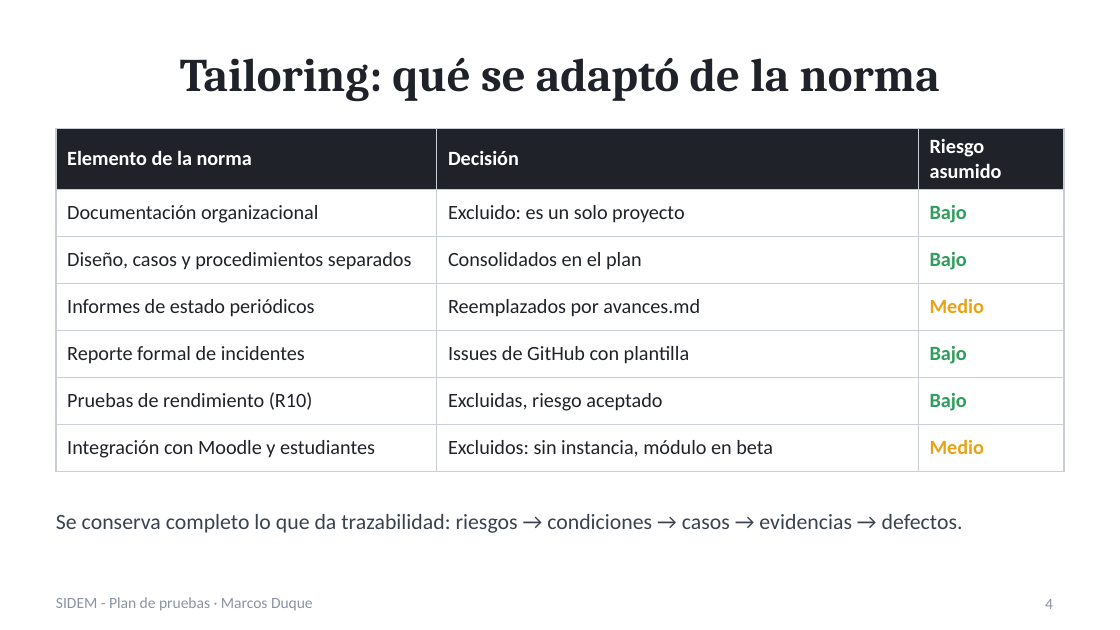
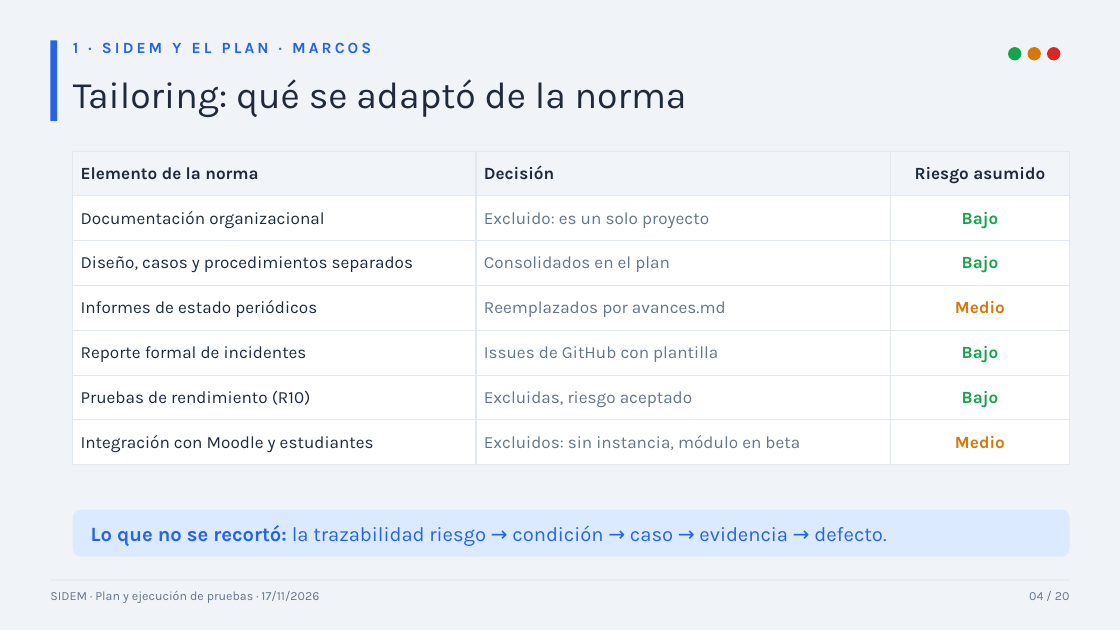
Before and after one commit to C4t-eyex/SIDEM-Plan-Pruebas, a slide deck: slide 4 of exposicion/Exposicion_SIDEM.pptx. Drawn at 1120x630 pixels with LibreOffice and Linux fonts; fonts in the diff are those of the drawing. Boxes give left, top, right and bottom in pixels: in the first picture for what was removed or moved away, otherwise in the second. Text is boxed around its words. In the diff, an @@ line names an element or a change of style, - is before the commit and + after.

```diff
--- a/exposicion/Exposicion_SIDEM.pptx
+++ b/exposicion/Exposicion_SIDEM.pptx
@@ background #FFFFFF to #F0F4F8 @@
@@ rectangle added at <box>50,40,57,121</box>, fill #2563EB @@
@@ text added at <box>73,42,371,53</box>, 10 pt, text #2563EB, bold @@
+1 · SIDEM Y EL PLAN · MARCOS
@@ ellipse added at <box>1008,47,1021,60</box>, fill #16A34A @@
@@ ellipse added at <box>1027,47,1040,60</box>, fill #D97706 @@
@@ ellipse added at <box>1047,47,1061,60</box>, fill #DC2626 @@
@@ text "Tailoring: qué se adaptó de ...": place and size @@
-text "Tailoring: qué se adaptó de ..." at <box>180,58,940,101</box>
+text "Tailoring: qué se adaptó de ..." at <box>73,79,687,117</box>
@@ text "Tailoring: qué se adaptó de ..." at <box>73,79,687,117</box>: size 30 to 24 pt, font Cambria to Karla, text colour #1F2329 to #1E293B, bold off; alignment centre to left @@
@@ table at <box>73,151,1070,456</box> @@
@@ fill #1F2329 to #F1F5F9 in row 1 @@
@@ fill none to #FFFFFF in 18 cells @@
@@ size 13 to 11 pt, font Calibri to Karla @@
@@ text colour #FFFFFF to #1E293B in "Elemento de la norma", "Decisión", "Riesgo asumido" @@
@@ text colour #1F2329 to #1E293B in "Documentación organizacional", "Diseño, casos y procedimientos separados", "Informes de estado periódicos", "Reporte formal de incidentes" and 2 more places @@
@@ text colour #1F2329 to #64748B in "Excluido: es un solo proyecto", "Consolidados en el plan", "Reemplazados por avances.md", "Issues de GitHub con plantilla" and 2 more places @@
@@ text colour #2E9E5B to #16A34A in "Bajo", "Bajo", "Bajo", "Bajo" @@
@@ text colour #E8A317 to #D97706 in "Medio", "Medio" @@
@@ alignment left to centre @@
@@ borders changed @@
@@ table: place and size @@
-table at <box>56,129,1064,470</box>
+table at <box>73,151,1070,456</box>
@@ text removed at <box>56,514,963,533</box> @@
-Se conserva completo lo que da trazabilidad: riesgos → condiciones → casos → evidencias → defectos.
@@ rounded rectangle added at <box>73,510,1070,557</box>, fill #DBEAFE, 13 pt, text #2563EB @@
+Lo que no se recortó: la trazabilidad riesgo → condición → caso → evidencia → defecto.
@@ line added from (50, 580) to (1070, 580), #E2E8F0 0.75 pt @@
@@ text added at <box>50,591,319,603</box>, 8 pt, text #64748B @@
+SIDEM · Plan y ejecución de pruebas · 17/11/2026
@@ text removed at <box>56,597,313,611</box> @@
-SIDEM - Plan de pruebas · Marcos Duque
@@ text added at <box>1029,592,1070,600</box>, 8 pt, text #64748B @@
+04 / 20
@@ page number removed at <box>1045,599,1053,609</box> @@
-4
```
Also in this commit, not shown: 19 other slides changed, 4 other files.
